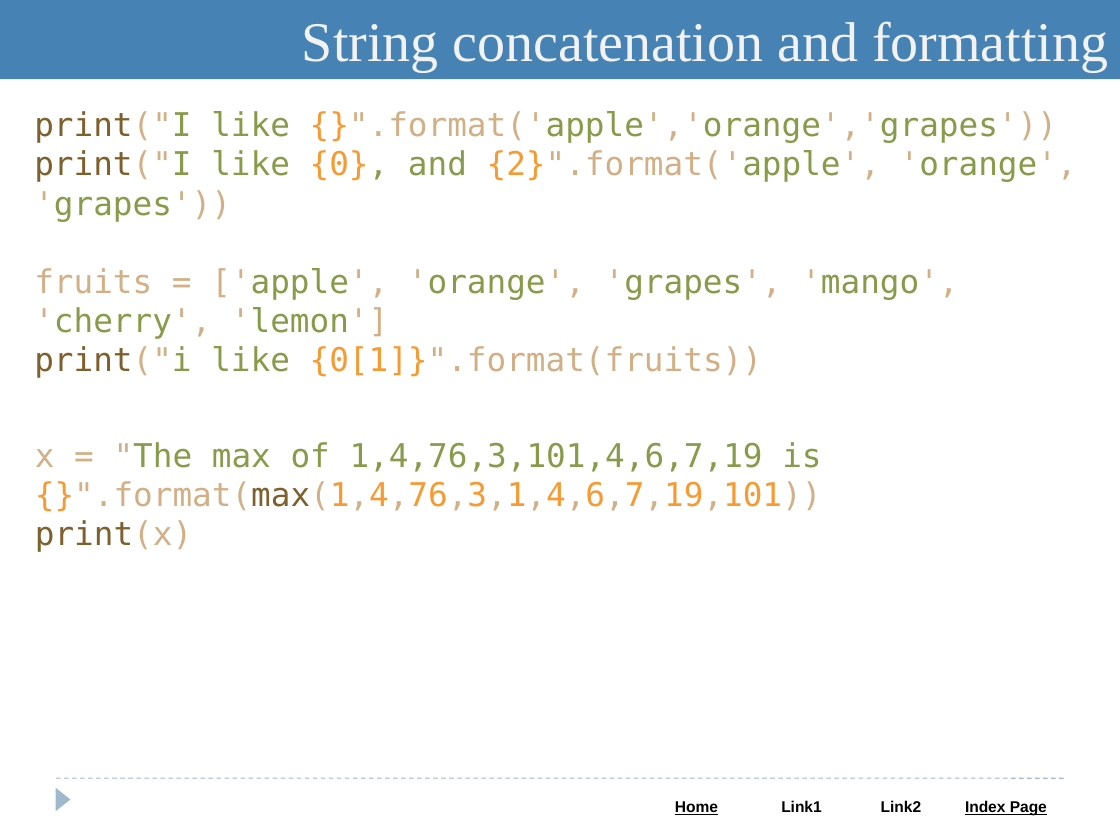
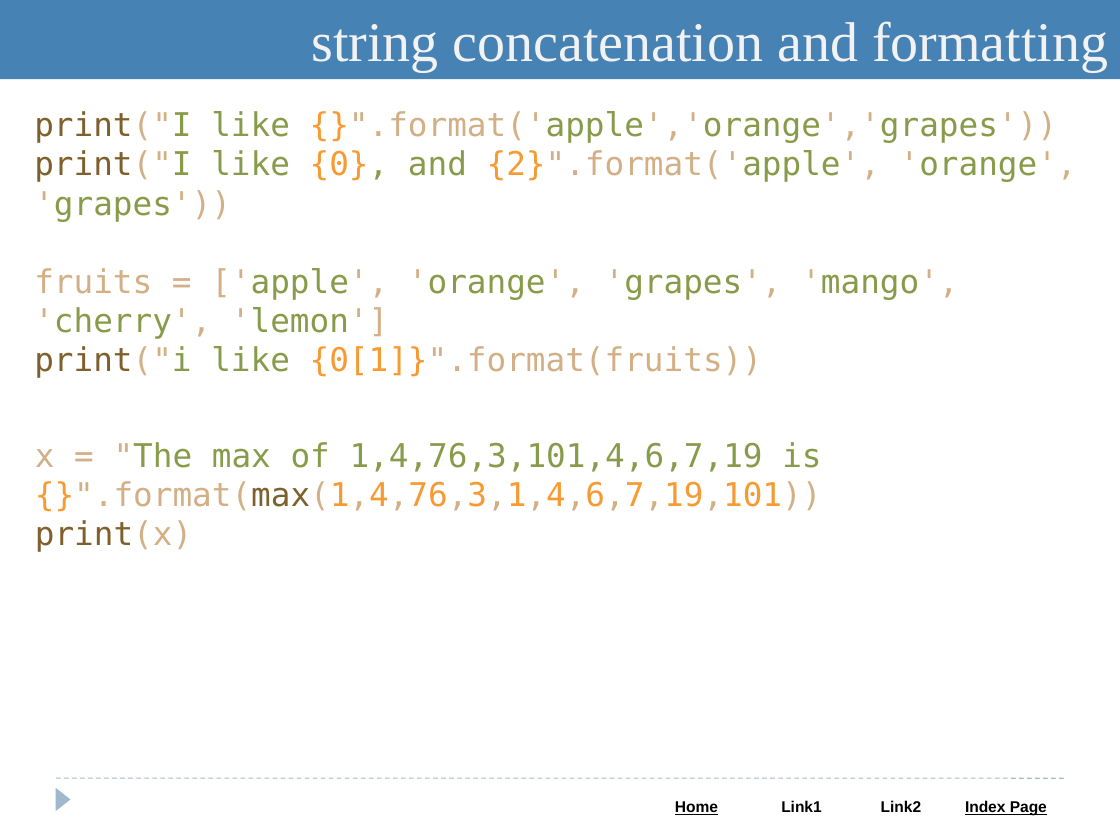
Before and after one commit to Saleel-Bagde-drive/Python-and-Web-PPTs, a slide deck: slide 19 of Python.pptx. Drawn at 1120x840 pixels with LibreOffice and Linux fonts; fonts in the diff are those of the drawing. Boxes give left, top, right and bottom in pixels: in the first picture for what was removed or moved away, otherwise in the second. Text is boxed around its words. In the diff, an @@ line names an element or a change of style, - is before the commit and + after.

```diff
--- a/Python.pptx
+++ b/Python.pptx
@@ text in rectangle at (x1=311, y1=21, x2=1108, y2=72): text changed @@
-String concatenation and formatting
+string concatenation and formatting
```
Also in this commit, not shown: 19 other slides changed, 9 slides added, 3 slides removed.
